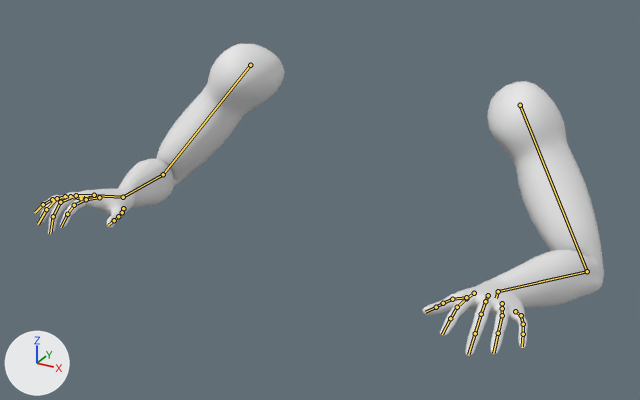
The Blender file Blender/Animazioni/AnimazioniBraccia.blend, before and after one commit.
Rendered twice from a 50 mm camera at (0.653, -1.483, 0.453) aimed at (0.007, -0.309, -0.134). Lighting does not change. The marker at lower left points along +X, +Y and +Z. The older version comes first. Both versions are drawn at frame 18 of the action 'AS_Walk'; the numbers are the values there. The bones that change, and the others that lie on the model, are drawn over the model as lines.

Names of what the first picture shows: 'Character.001'.
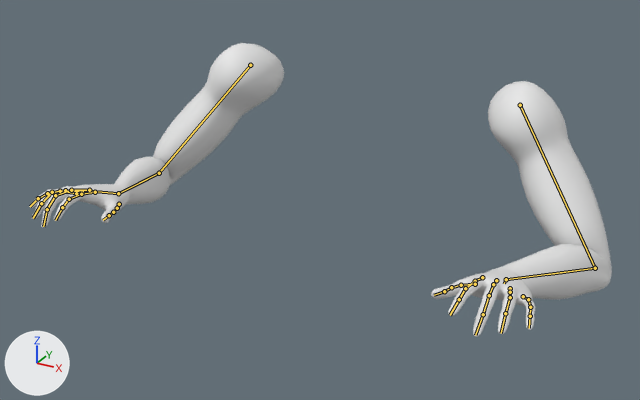
Patch to the scene script:
```diff
--- a/Blender/Animazioni/AnimazioniBraccia.blend.py
+++ b/Blender/Animazioni/AnimazioniBraccia.blend.py
@@ bone_cb_hand_l @@
 bone_cb_hand_l = bpy.data.objects['Armature'].pose.bones['CB_Hand.L']  # child of 'Root'
-bone_cb_hand_l.location = (0.07, -0.107, 0.445)
+bone_cb_hand_l.location = (0.051, -0.094, 0.438)
@@ bone_cb_hand_r @@
 bone_cb_hand_r = bpy.data.objects['Armature'].pose.bones['CB_Hand.R']  # child of 'Root'
-bone_cb_hand_r.location = (-0.068, -0.104, 0.441)
+bone_cb_hand_r.location = (-0.071, -0.098, 0.452)
```

Location of each change, [x1, y1, x2, y2] in pixels of the pictures (640 x 400 px):
'Character.001', posed (6% shorter)
    before: [34, 44, 604, 356]
    after: [29, 43, 612, 336]
